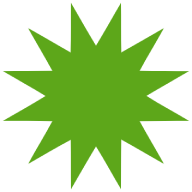
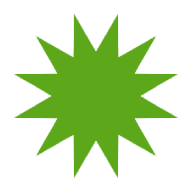
Layered file, before and after one edit (192x192). Changes by layer:
painted on "destiny" over [2, 2, 190, 190]
showed "Background" over [2, 2, 190, 190]
